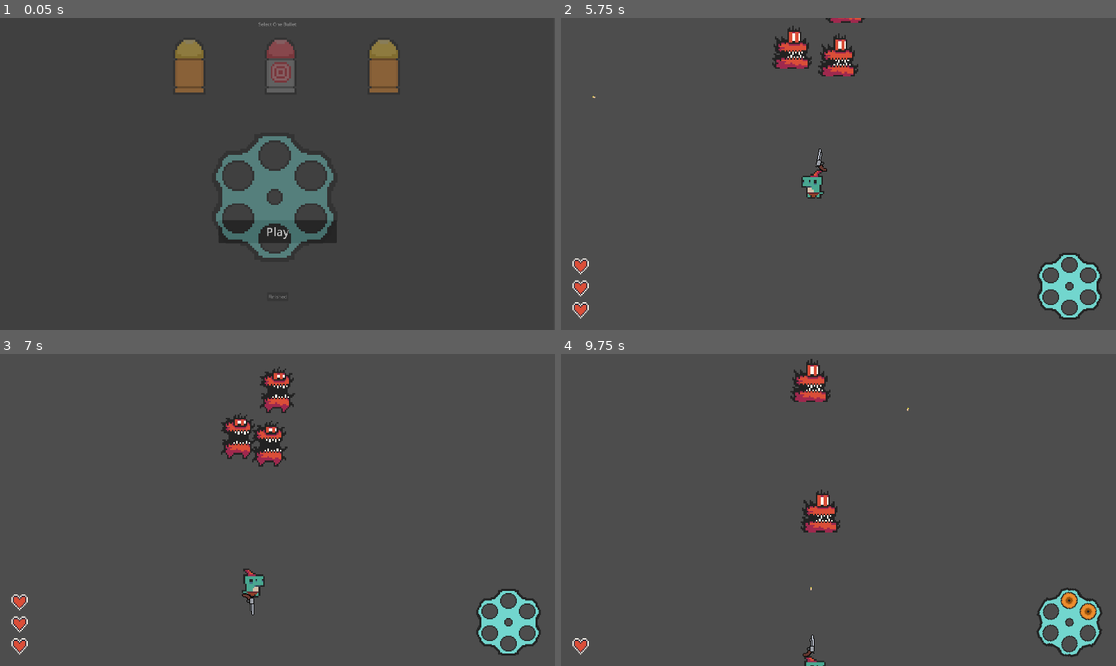
Above: before the commit, frames 1-4 (two rows, left to right).
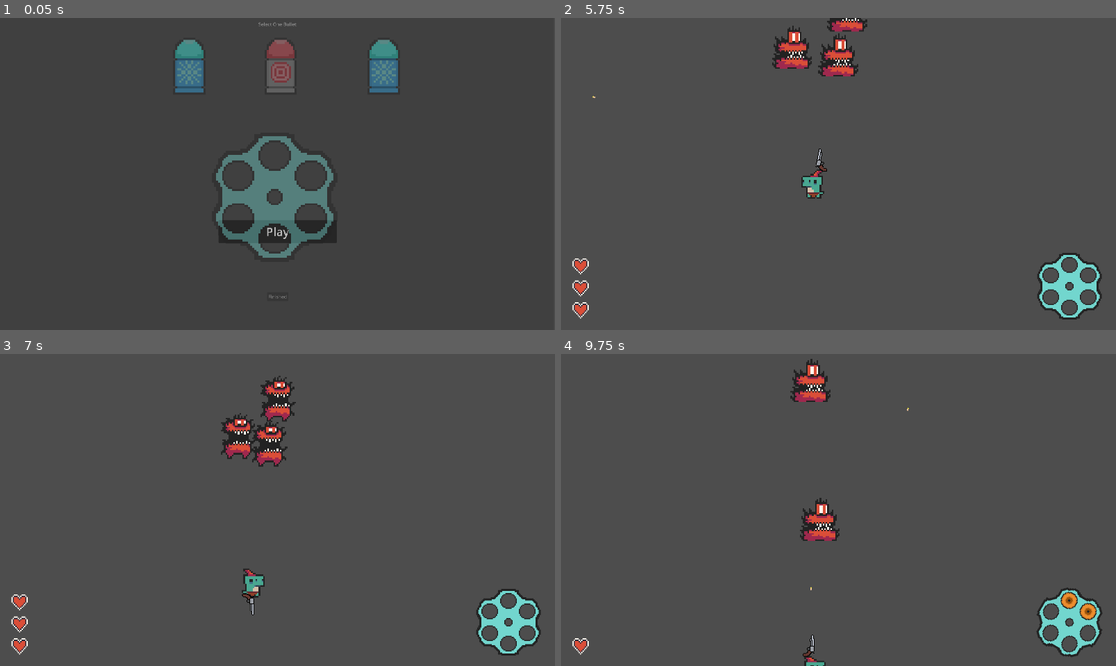
Above: after the commit, the same moments.

Repository: Meemog/GMTK2025
Game: Godot game, scene res://main.tscn
Same seed, same stepped clock (60 frames per second), same inputs: the game is played once before the commit and once after it.
Inputs (mouse positions are in pixels of both pictures, inside the frame that each line leads up to):
- Up to frame 1 (0.05 s): no input
- Up to frame 2 (5.75 s): click "Play" at 0.5 s; move the mouse to (960, 158) at 1.27 s; hold D (right) 1.28-2 s; click (960, 158) at 1.35 s; drag from (727, 189) to (899, 186) at 2.02 s; move the mouse to (894, 105) at 2.77 s; hold D (right) 2.78-3.5 s; click (894, 105) at 2.85 s; drag from (810, 236) to (672, 127) at 3.52 s; move the mouse to (1005, 220) at 4.27 s; hold A (left) 4.28-5 s; tap Space (dash) at 4.35 s; click (1005, 220) at 4.55 s; drag from (672, 127) to (844, 21) at 5.02 s
- Up to frame 3 (7 s): move the mouse to (305, 510) at 5.77 s; hold S (down) 5.78-6.5 s; click (305, 510) at 5.85 s; drag from (194, 432) to (255, 581) at 6.52 s
- Up to frame 4 (9.75 s): move the mouse to (960, 494) at 7.27 s; hold W (up) 7.28-8 s; click (960, 494) at 7.35 s; drag from (727, 525) to (1043, 447) at 8.02 s; move the mouse to (894, 441) at 8.77 s; hold S (down) 8.78-9.5 s; tap Space (dash) at 8.85 s; click (894, 441) at 9.05 s; drag from (810, 572) to (810, 369) at 9.52 s

The runs differ from the first frame. In frame 1, 1.6% of the frame differs, in the area x 31-72%, y 6-24%; in frame 2, 0.3%; in frame 3, 0.7%; in frame 4, 0.8%.

Commit message:
bullets can now apply effects to other bullets! Also add robin hood bullet!

Diff:
--- /dev/null
+++ b/main/Bullets/robin_hood_bullet.gd
@@ -0,0 +1,6 @@
+extends Bullet
+
+func shoot(player : Player) -> void:
+    for i in range(3):
+        var idx : int = (player.bullet_pointer+1+i) % 6
+        player.bullet_temp_bonuses[idx]["piercing"] = true
--- /dev/null
+++ b/main/Bullets/robin_hood_bullet.tres
@@ -0,0 +1,20 @@
+[gd_resource type="Resource" load_steps=4 format=3 uid="uid://bnjfnoodk0w2b"]
+
+[ext_resource type="Script" uid="uid://k65wx2c3fbyk" path="res://Bullets/robin_hood_bullet.gd" id="1_my1k8"]
+[ext_resource type="Texture2D" uid="uid://dx7t1qk0xg64t" path="res://Assets/robin_hood_bullet_back_view.png" id="1_w5cfe"]
+[ext_resource type="Texture2D" uid="uid://la7wj5fve443" path="res://Assets/robin_hood_bullet_side_view.png" id="3_jy03w"]
+
+[resource]
+script = ExtResource("1_my1k8")
+name = "Robin Hood Bullet"
+damage = 8.0
+knockback = 5.0
+speed = 1000.0
+piercing = true
+description = "Your next three bullets have piercing."
+side_view_texture = ExtResource("3_jy03w")
+back_view_texture = ExtResource("1_w5cfe")
+has_effect = false
+effect_duration = 2.0
+time_between_flying_effect = 1.0
+metadata/_custom_type_script = "uid://cnexkc647mh6q"
--- a/main/Scenes/player.tscn
+++ b/main/Scenes/player.tscn
@@ -5,7 +5,7 @@
 [ext_resource type="Script" uid="uid://cnexkc647mh6q" path="res://Data/bullet.gd" id="3_tx1dd"]
 [ext_resource type="Resource" uid="uid://d31b3s2ga4wl0" path="res://Bullets/basic_bullet.tres" id="4_gymyn"]
 [ext_resource type="Texture2D" uid="uid://b7ytds7mwl6nb" path="res://Assets/0x72_DungeonTilesetII_v1.7.png" id="4_pu2lt"]
-[ext_resource type="Resource" uid="uid://du1062wxvnpxw" path="res://Bullets/piercing_bullet.tres" id="4_ukyrk"]
+[ext_resource type="Resource" uid="uid://bnjfnoodk0w2b" path="res://Bullets/robin_hood_bullet.tres" id="4_ukyrk"]
 [ext_resource type="Texture2D" uid="uid://tgpr881hjyqd" path="res://Assets/gun.png" id="5_ukyrk"]
 [ext_resource type="AudioStream" uid="uid://dxd44vgwrh235" path="res://Assets/explosion.wav" id="6_7dp3o"]
 [ext_resource type="AudioStream" uid="uid://da4ubi4qkyqic" path="res://Assets/cock.mp3" id="7_h4iuc"]
--- a/main/Scenes/update_chamber_overlay.tscn
+++ b/main/Scenes/update_chamber_overlay.tscn
@@ -10,6 +10,7 @@
 [ext_resource type="Script" uid="uid://diecs3i7dcky4" path="res://Scripts/BulletUI/revolver.gd" id="4_xriw6"]
 [ext_resource type="Resource" uid="uid://bysinuf6v87fg" path="res://Bullets/ice_bullet.tres" id="5_uw73f"]
 [ext_resource type="Resource" uid="uid://du1062wxvnpxw" path="res://Bullets/piercing_bullet.tres" id="6_wtke8"]
+[ext_resource type="Resource" uid="uid://bnjfnoodk0w2b" path="res://Bullets/robin_hood_bullet.tres" id="7_eiyvq"]
 [ext_resource type="Script" uid="uid://dedwbdf53dwbe" path="res://Scenes/BulletUI/bullet_tool_tip.gd" id="8_4a857"]
 [ext_resource type="Script" uid="uid://b54mds0jphdth" path="res://Scenes/BulletUI/chamber_overlay_confirm_button.gd" id="10_x8hjv"]
 
@@ -33,7 +34,7 @@
 
 [node name="BulletShop" type="Node2D" parent="." groups=["BULLET_UI_MANAGER"]]
 script = ExtResource("1_xriw6")
-bullet_types = Array[ExtResource("2_51cbe")]([ExtResource("3_rsory"), ExtResource("5_uw73f"), ExtResource("6_wtke8")])
+bullet_types = Array[ExtResource("2_51cbe")]([ExtResource("3_rsory"), ExtResource("5_uw73f"), ExtResource("6_wtke8"), ExtResource("7_eiyvq")])
 
 [node name="Revolver" type="Node2D" parent="."]
 position = Vector2(950, 620)
--- a/main/Scripts/bullet.gd
+++ b/main/Scripts/bullet.gd
@@ -5,7 +5,11 @@
 var knockback = 15
 var travel_vector
 var speed: int
+var piercing : bool = false
+var additional_status_effect : Array[StatusEffect] = []
 var has_hit: Array[Enemy] = []
+
+var status_effect_node_scene : PackedScene = preload("res://Scenes/status_effect_node.tscn")
 
 var data : Bullet
 
@@ -20,12 +24,22 @@
 
 func hit(target : Enemy) -> void:
     if target not in has_hit:
-        target.take_damage(data.damage)
+        target.take_damage(damage)
         target.process_knockback(knockback, travel_vector)
         has_hit.append(target)
+        apply_additional_status_effects(target)
         data.hit(target)
-        if not data.piercing:
+        if not piercing:
             queue_free()
+
+func apply_additional_status_effects(target : Enemy) -> void:
+    if len(additional_status_effect) == 0:
+        return
+
+    for i in range(len(additional_status_effect)):
+        var new_status_effect : StatusEffectNode = status_effect_node_scene.instantiate()
+        new_status_effect.data = additional_status_effect[i]
+        target.add_child(new_status_effect)
 
 func _on_area_entered(area: Area2D) -> void:
     if area.collision_layer == 1:
--- a/main/Scripts/player.gd
+++ b/main/Scripts/player.gd
@@ -1,5 +1,12 @@
 class_name Player
 extends Area2D
+
+class TempBullet:
+    var damage : float
+    var speed : float
+    var knockback : float
+    var piercing : bool
+    var additional_status_effect : Array[StatusEffect] = []
 
 @export var speed = 400
 @export var dash_cooldown = 4
@@ -24,6 +31,7 @@
 var time_since_dash = dash_cooldown
 var time_since_reload = reload_time
 var active = true
+var bullet_temp_bonuses : Array[Dictionary] = [{},{},{},{},{},{}]
 
 # Player stats
 var health : int = 3
@@ -69,31 +77,7 @@
     $GunSprite.scale.y = abs($GunSprite.scale.y) * -1 if (gun_rotation > PI/2 or gun_rotation < -PI/2) else abs($GunSprite.scale.y)
 
     if Input.is_action_just_pressed("shoot") and time_since_shot > firing_cooldown and not is_reloading:
-
-        # get bullet information
-        var current_bullet = bullets[bullet_pointer]
-        var bullet_speed = current_bullet.speed
-
-        # fire
-        var bullet_vector = Vector2.ONE.rotated(gun_rotation - PI/4)
-        var bullet : BulletProjectile = bullet_scene.instantiate()
-        bullet.position = $GunSprite/Marker2D.global_position
-        bullet.rotation = gun_rotation
-        bullet.speed = bullet_speed
-        bullet.travel_vector = bullet_vector
-        bullet.data = bullets[bullet_pointer]
-        add_sibling(bullet)
-
-        bullet.data.shoot(self)
-        $Shot.play()
-        time_since_shot = 0
-        can_fire = false
-        fired.emit()
-
-        # increment bullet pointer
-        bullet_pointer += 1
-        if bullet_pointer >= 6:
-            start_reload()
+        shoot()
 
     # Dash
     if Input.is_action_just_pressed("dash") and can_dash:
@@ -130,6 +114,71 @@
     time_since_reload = 0
     is_reloading = true
 
+func shoot() -> void:
+    # get bullet information
+    var current_bullet = bullets[bullet_pointer]
+    var new_temp_bullet : TempBullet = TempBullet.new()
+    new_temp_bullet.speed = current_bullet.speed
+    new_temp_bullet.knockback = current_bullet.knockback
+    new_temp_bullet.damage = current_bullet.damage
+    new_temp_bullet.piercing = current_bullet.piercing
+
+    # apply temp bonuses
+    new_temp_bullet = apply_temp_bonuses(bullet_temp_bonuses[bullet_pointer], new_temp_bullet)
+    print(new_temp_bullet.piercing)
+
+    # instantiate and fire
+    var bullet_vector = Vector2.ONE.rotated(gun_rotation - PI/4)
+    var bullet : BulletProjectile = bullet_scene.instantiate()
+    bullet.position = $GunSprite/Marker2D.global_position
+    bullet.rotation = gun_rotation
+    bullet.travel_vector = bullet_vector
+
+    # apply information to bullet projectile
+    bullet.speed = new_temp_bullet.speed
+    bullet.damage = new_temp_bullet.damage
+    bullet.knockback = new_temp_bullet.knockback
+    bullet.piercing = new_temp_bullet.piercing
+    bullet.data = bullets[bullet_pointer]
+    add_sibling(bullet)
+
+    bullet.data.shoot(self)
+    $Shot.play()
+    time_since_shot = 0
+    can_fire = false
+    fired.emit()
+
+    # increment bullet pointer
+    bullet_pointer += 1
+    if bullet_pointer >= 6:
+        start_reload()
+
+func apply_temp_bonuses(bonuses : Dictionary, temp_bullet : TempBullet) -> TempBullet:
+    if len(bonuses) == 0:
+        return temp_bullet
+
+    var bonueses_keys = bonuses.keys()
+    var bonueses_values = bonuses.values()
+
+    for i in range(len(bonuses)):
+        match bonueses_keys[i]:
+            "speed":
+                temp_bullet.speed *= bonueses_values[i]
+            "damage":
+                temp_bullet.damage *= bonueses_values[i]
+            "piercing":
+                temp_bullet.piercing = bonueses_values[i]
+            "knockback":
+                temp_bullet.knockback *= bonueses_values[i]
+            "status_effect":
+                temp_bullet.additional_status_effect.append(bonueses_values[i])
+            _:
+                pass
+    bonuses = {}
+
+    return temp_bullet
+
+
 func take_damage(damage : int) -> void:
     health -= damage
     Events.player_health_updated.emit(health)
Binary file added: main/Assets/robin_hood_bullet_back_view.png
Not shown, added: main/Assets/robin_hood_bullet_back_view.png.import
Binary file added: main/Assets/robin_hood_bullet_side_view.png
Not shown, added: main/Assets/robin_hood_bullet_side_view.png.import
Not shown, added: main/Bullets/robin_hood_bullet.gd.uid
Not shown: 1 places in main/Scenes/update_chamber_overlay.tscn that only renumber resources
